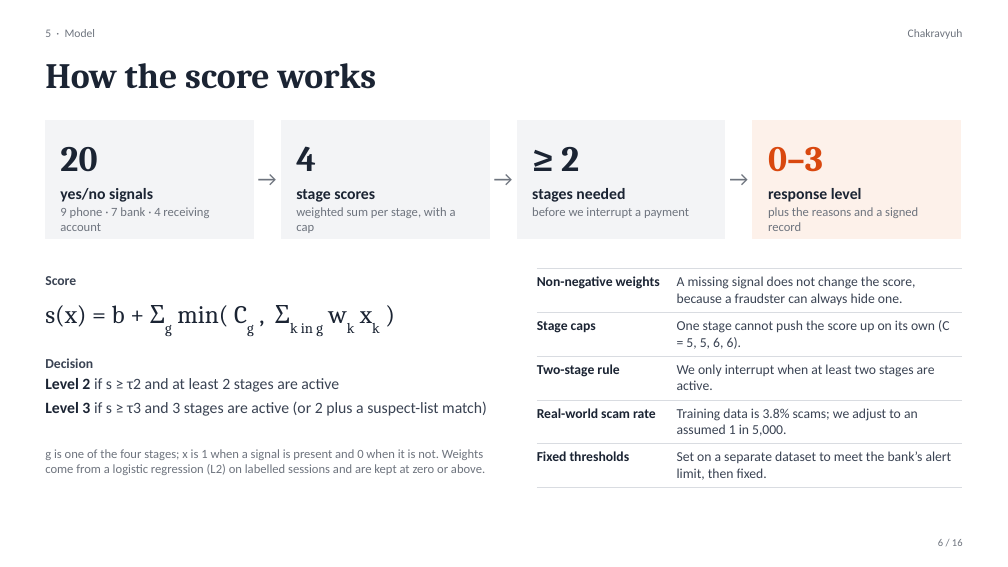
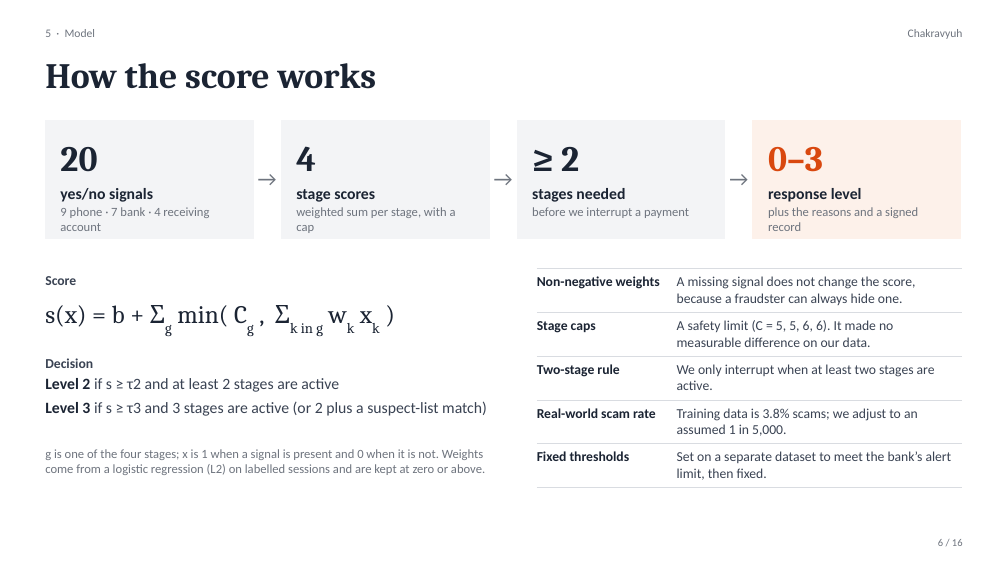
Before and after one commit to MathewsV-Manoj/Amazon-x-IITD, a slide deck: slide 6 of submission/ppt/Chakravyuh_RAKSHAM_Round1.pptx. Drawn at 1008x567 pixels with LibreOffice and Linux fonts; fonts in the diff are those of the drawing. Boxes give left, top, right and bottom in pixels: in the first picture for what was removed or moved away, otherwise in the second. Text is boxed around its words. In the diff, an @@ line names an element or a change of style, - is before the commit and + after.

```diff
--- a/submission/ppt/Chakravyuh_RAKSHAM_Round1.pptx
+++ b/submission/ppt/Chakravyuh_RAKSHAM_Round1.pptx
@@ table at box(537, 268, 963, 484) @@
-row 2, column 2: One stage cannot push the score up on its own (C = 5, 5, 6, 6).
+row 2, column 2: A safety limit (C = 5, 5, 6, 6). It made no measurable difference on our data.
```
Also in this commit, not shown: 8 other slides changed, 4 slides added, 4 slides removed, 7 other files.
